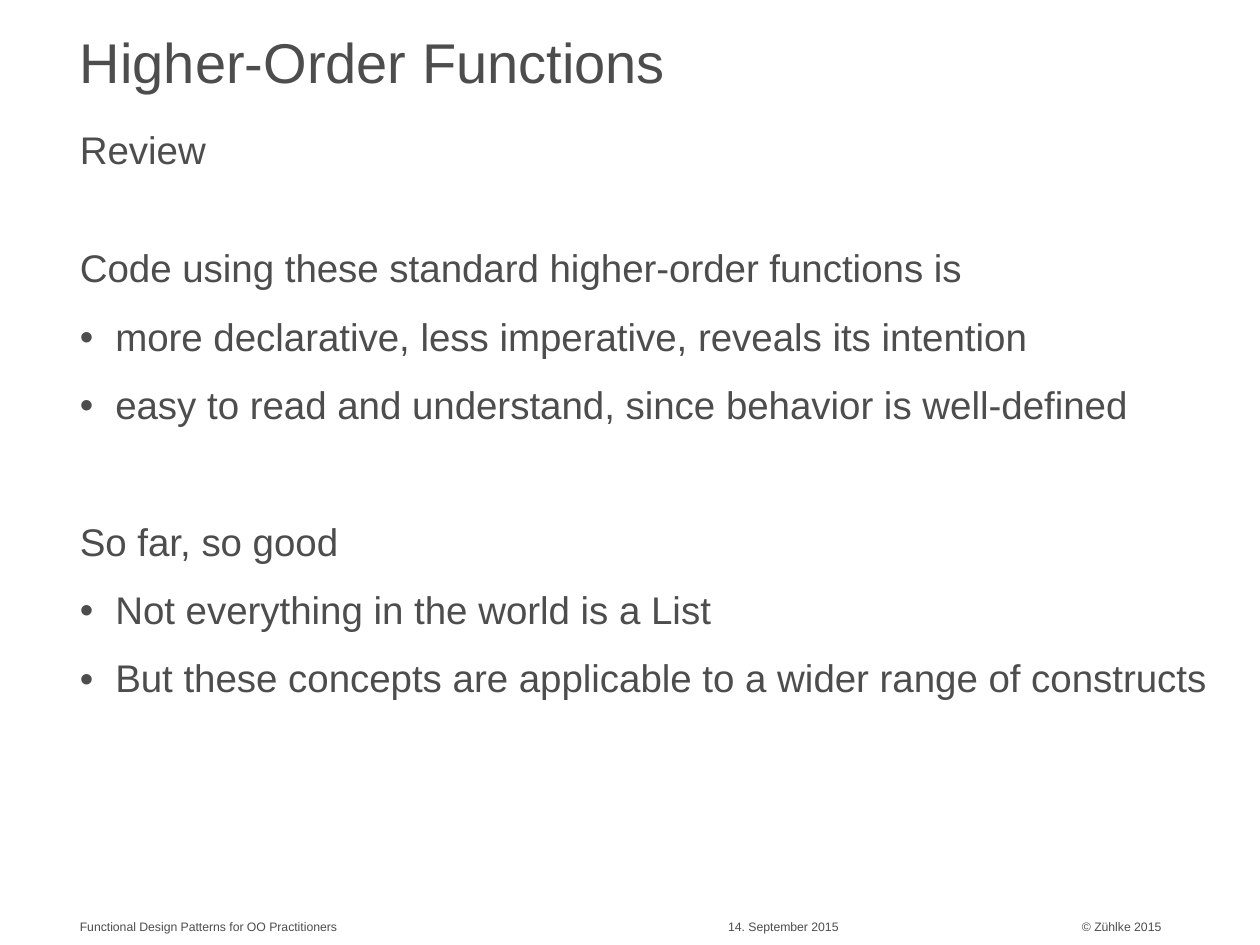
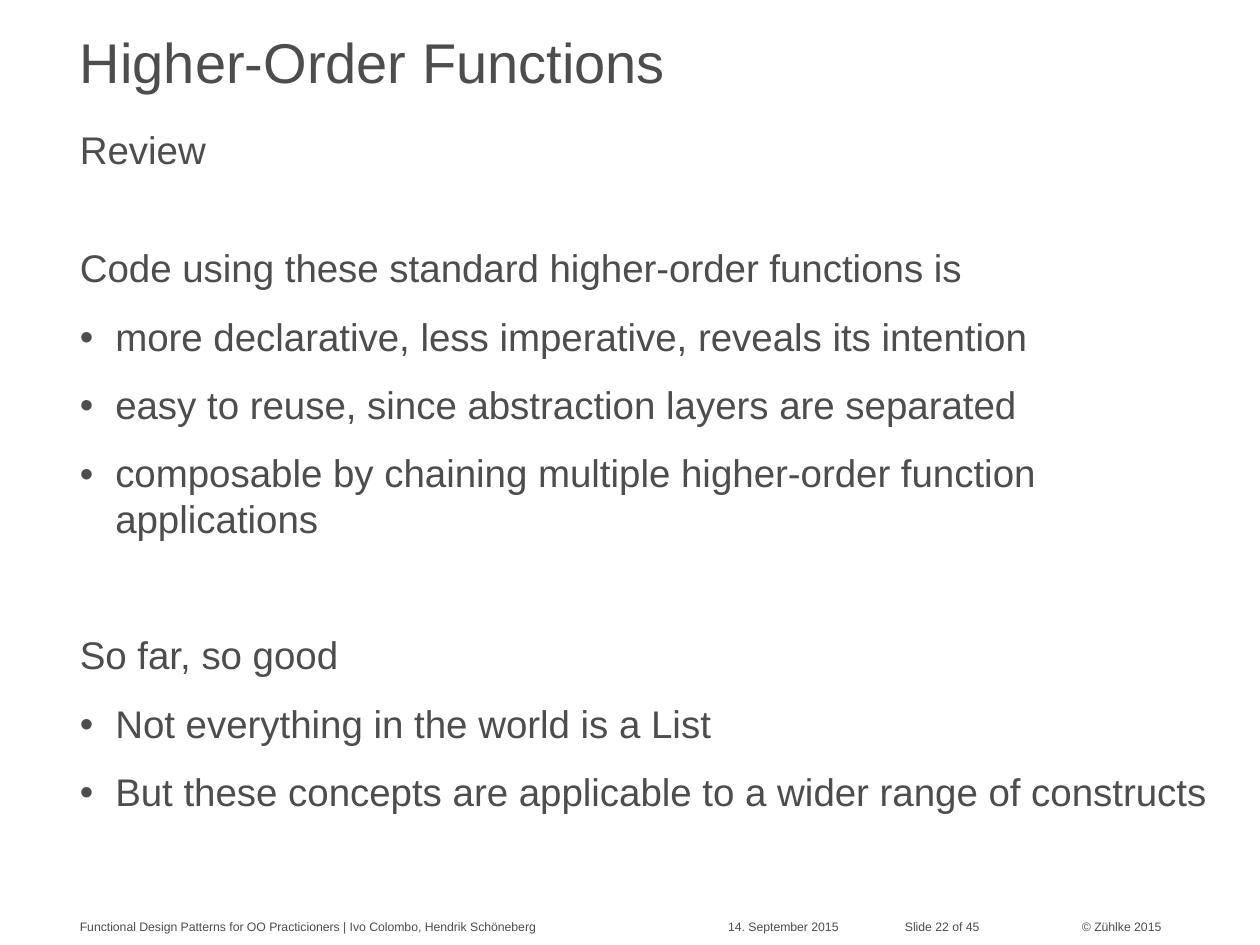
Before and after one commit to aax/zdays-fp-patterns, a slide deck: slide 22 of Functional Design Patterns for OO Practitioners.pptx (slide 13 before the commit). Drawn at 1260x945 pixels with LibreOffice and Linux fonts; fonts in the diff are those of the drawing. Boxes give left, top, right and bottom in pixels: in the first picture for what was removed or moved away, otherwise in the second. Text is boxed around its words. In the diff, an @@ line names an element or a change of style, - is before the commit and + after.

```diff
--- a/Functional Design Patterns for OO Practitioners.pptx
+++ b/Functional Design Patterns for OO Practitioners.pptx
@@ text at box(115, 391, 1036, 540): text changed @@
-• easy to read and understand, since behavior is well-defined
+• easy to reuse, since abstraction layers are separated
+• composable by chaining multiple higher-order function applications
@@ text at box(80, 922, 536, 934): text changed @@
-Functional Design Patterns for OO Practitioners
+Functional Design Patterns for OO Practicioners | Ivo Colombo, Hendrik Schöneberg
@@ text added at box(905, 922, 980, 931), 7 pt, text #4D4D4D @@
+Slide 22 of 45
```
Also in this commit, not shown: 23 other slides changed, 21 slides added, 2 other files.
